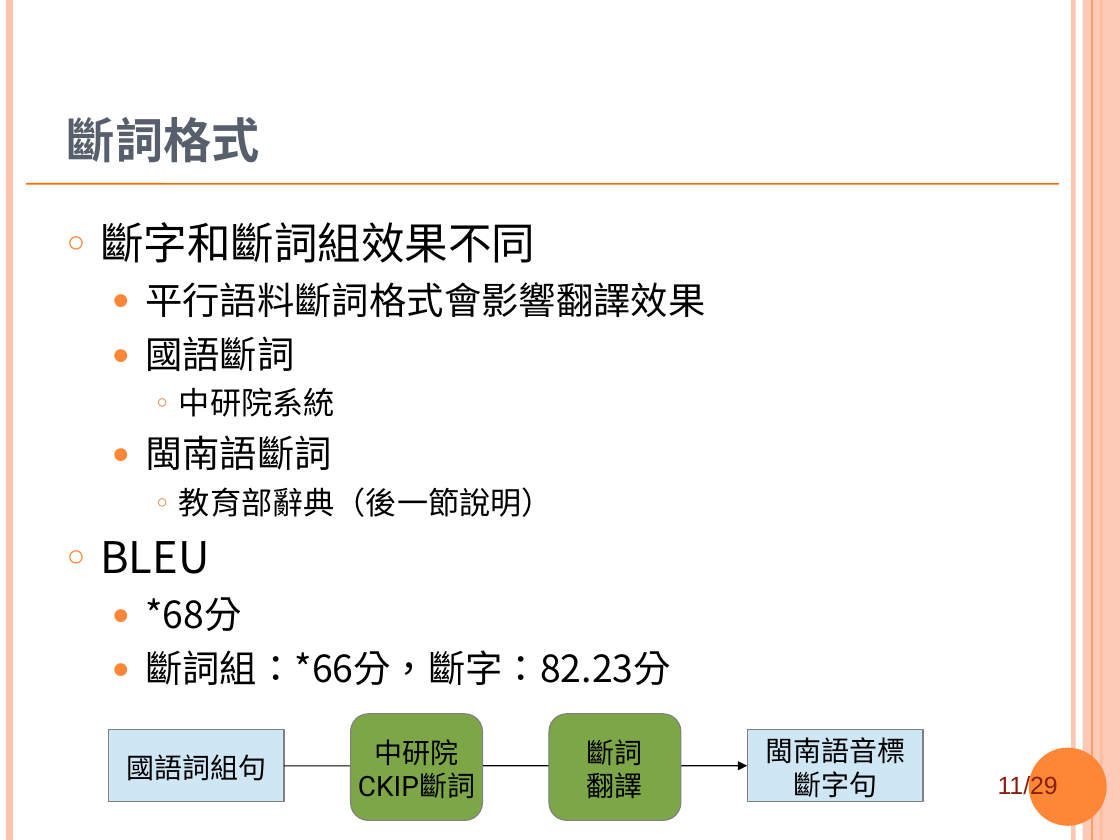
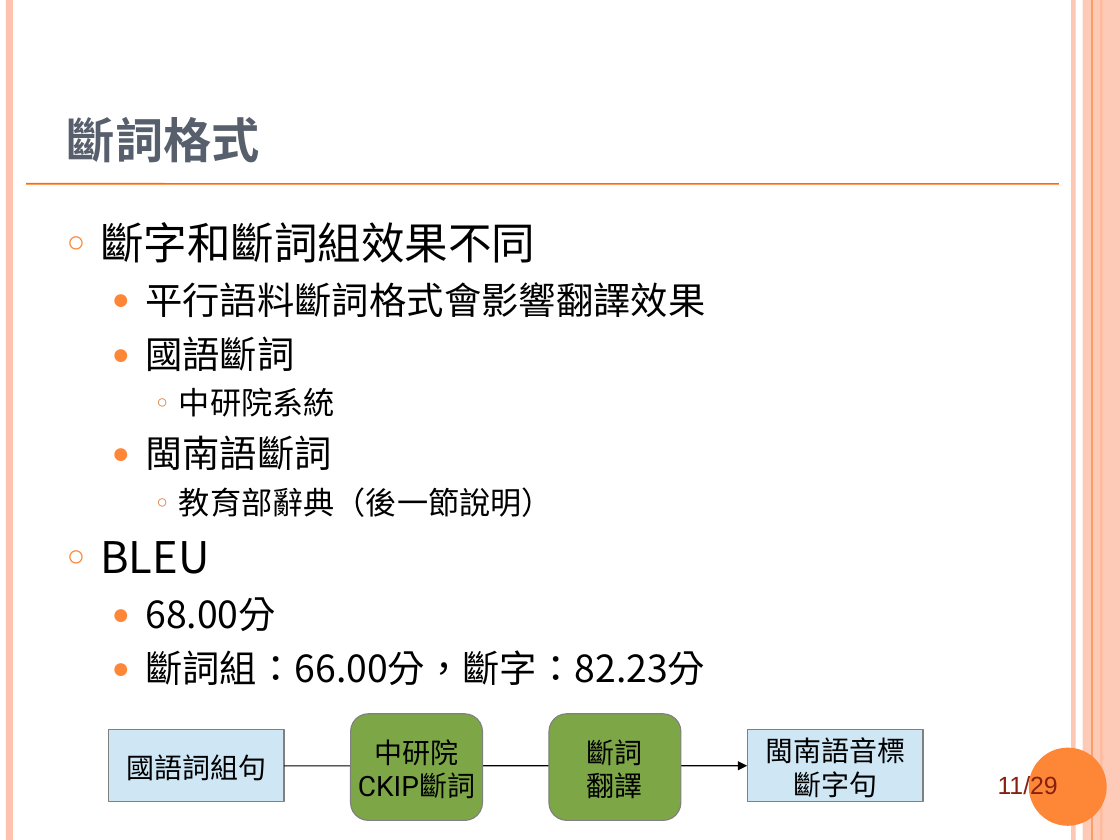
Before and after one commit to sih4sing5hong5/po3-ko3_tau5-iann2-phinn3, a slide deck: slide 11 of 翻譯報告.ppt. Drawn at 1120x840 pixels with LibreOffice and Linux fonts; fonts in the diff are those of the drawing; background and template pictures are left out. Boxes give left, top, right and bottom in pixels: in the first picture for what was removed or moved away, otherwise in the second. Text is boxed around its words. In the diff, an @@ line names an element or a change of style, - is before the commit and + after.

```diff
--- a/翻譯報告.ppt
+++ b/翻譯報告.ppt
@@ text at box(145, 597, 705, 685): text changed @@
-  ● *68分
-  ● 斷詞組：*66分，斷字：82.23分
+  ● 68.00分
+  ● 斷詞組：66.00分，斷字：82.23分
```
Also in this commit, not shown: 6 other slides changed, 1 slide added.
